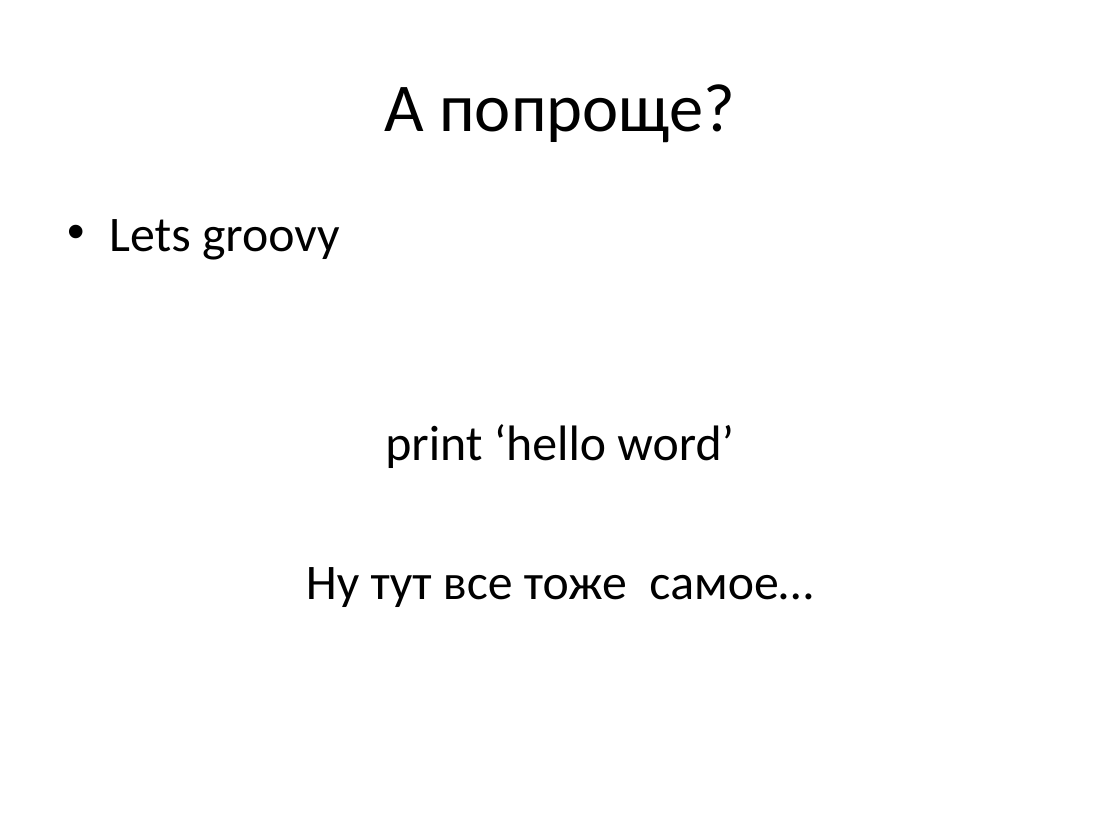
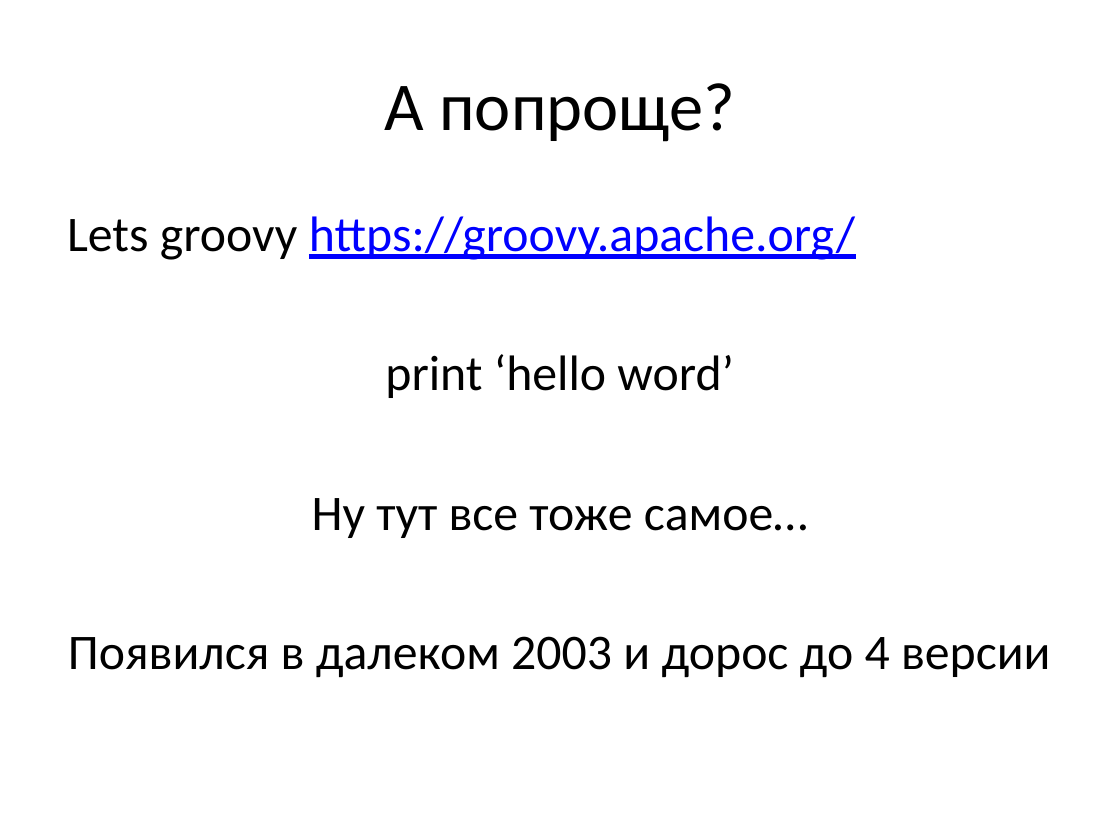
Before and after one commit to KZaharow/groovy, a slide deck: slide 2 of lets groovy.pptx. Drawn at 1120x840 pixels with LibreOffice and Linux fonts; fonts in the diff are those of the drawing; background and template pictures are left out. Boxes give left, top, right and bottom in pixels: in the first picture for what was removed or moved away, otherwise in the second. Text is boxed around its words. In the diff, an @@ line names an element or a change of style, - is before the commit and + after.

Commit message:
presentation 2

```diff
--- a/lets groovy.pptx
+++ b/lets groovy.pptx
@@ text at (67,216,855,260): text changed; text colour #000000 to #0000FF @@
-• Lets groovy
+Lets groovy https://groovy.apache.org/
@@ text at (312,354,808,538): indent changed @@
@@ text at (68,636,1050,678): paragraph added @@
+Появился в далеком 2003 и дорос до 4 версии
```
Also in this commit, not shown: 10 other slides changed, 4 slides added, 3 other files.
